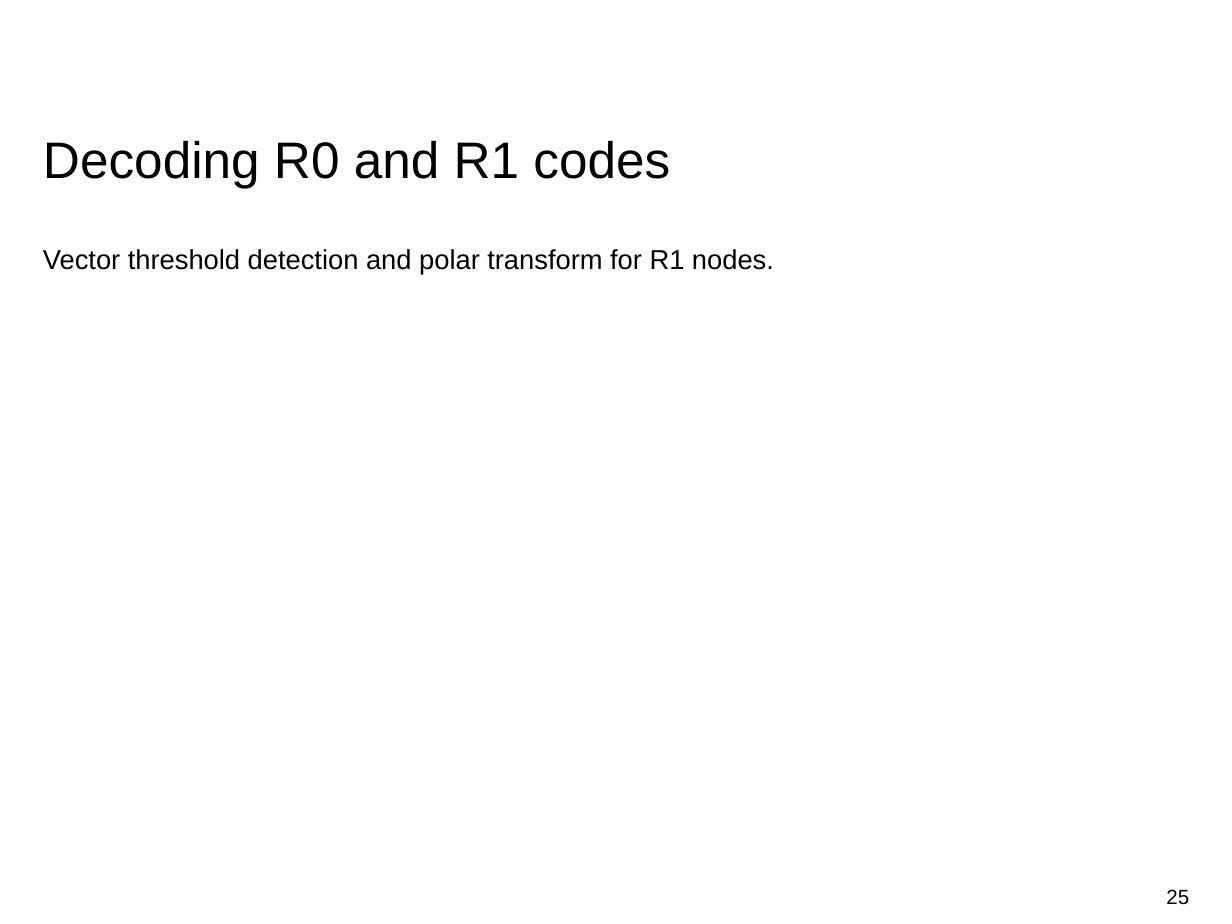
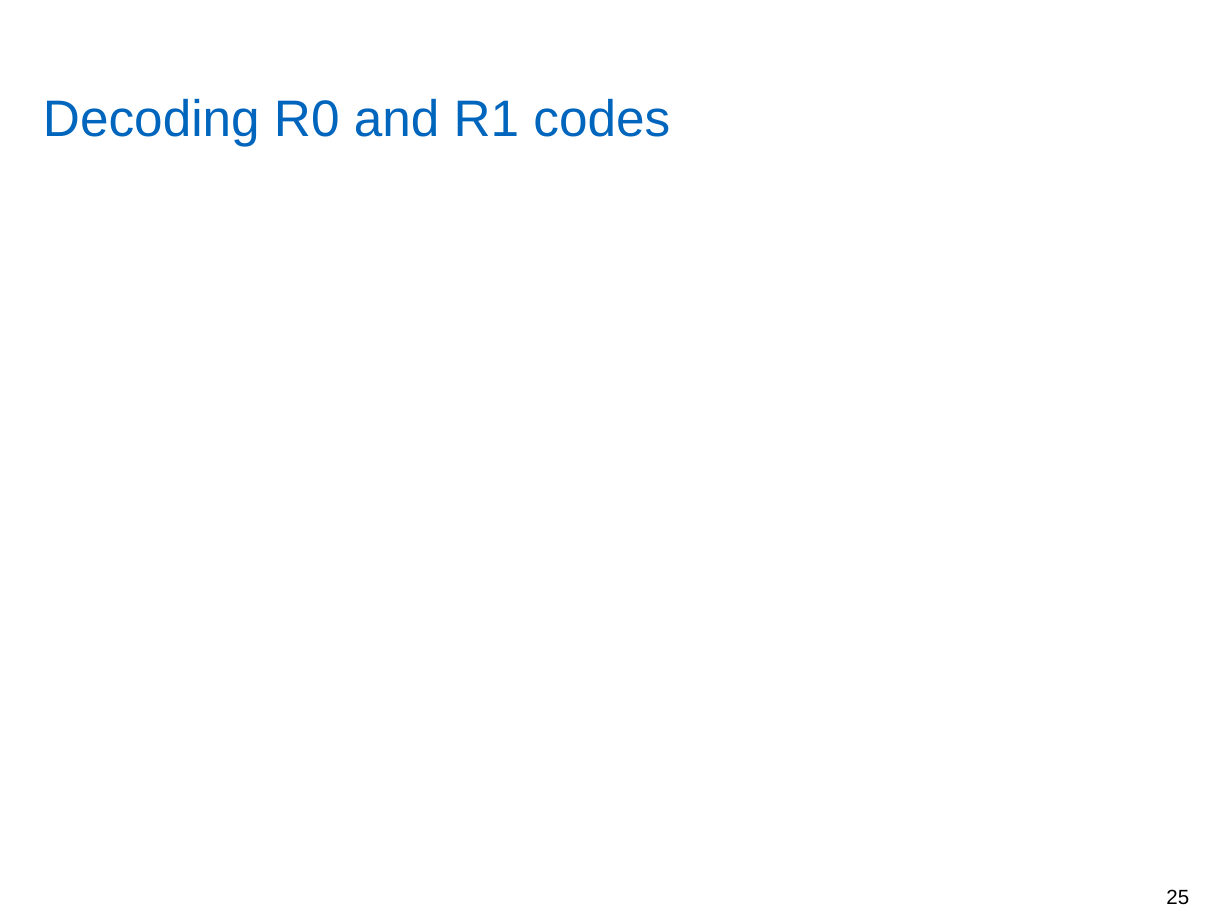
Before and after one commit to yadhu1961/thesis_5GPolorCodes, a slide deck: slide 25 of final_presentation/finalPpt.pptx. Drawn at 1232x924 pixels with LibreOffice and Linux fonts; fonts in the diff are those of the drawing; grey boxes stand for pictures; background and template pictures are left out. Boxes give left, top, right and bottom in pixels: in the first picture for what was removed or moved away, otherwise in the second. Text is boxed around its words. In the diff, an @@ line names an element or a change of style, - is before the commit and + after.

```diff
--- a/final_presentation/finalPpt.pptx
+++ b/final_presentation/finalPpt.pptx
@@ title "Decoding R0 and R1 codes" moved from (x1=43, y1=140, x2=670, y2=188) to (x1=43, y1=98, x2=670, y2=146) @@
@@ title "Decoding R0 and R1 codes" at (x1=43, y1=98, x2=670, y2=146): text colour #000000 to #0065BD @@
@@ text removed at (x1=43, y1=249, x2=774, y2=275) @@
-Vector threshold detection and polar transform for R1 nodes.
```
Also in this commit, not shown: 25 other slides changed, 5 slides added, 4 slides removed, 18 other files.
